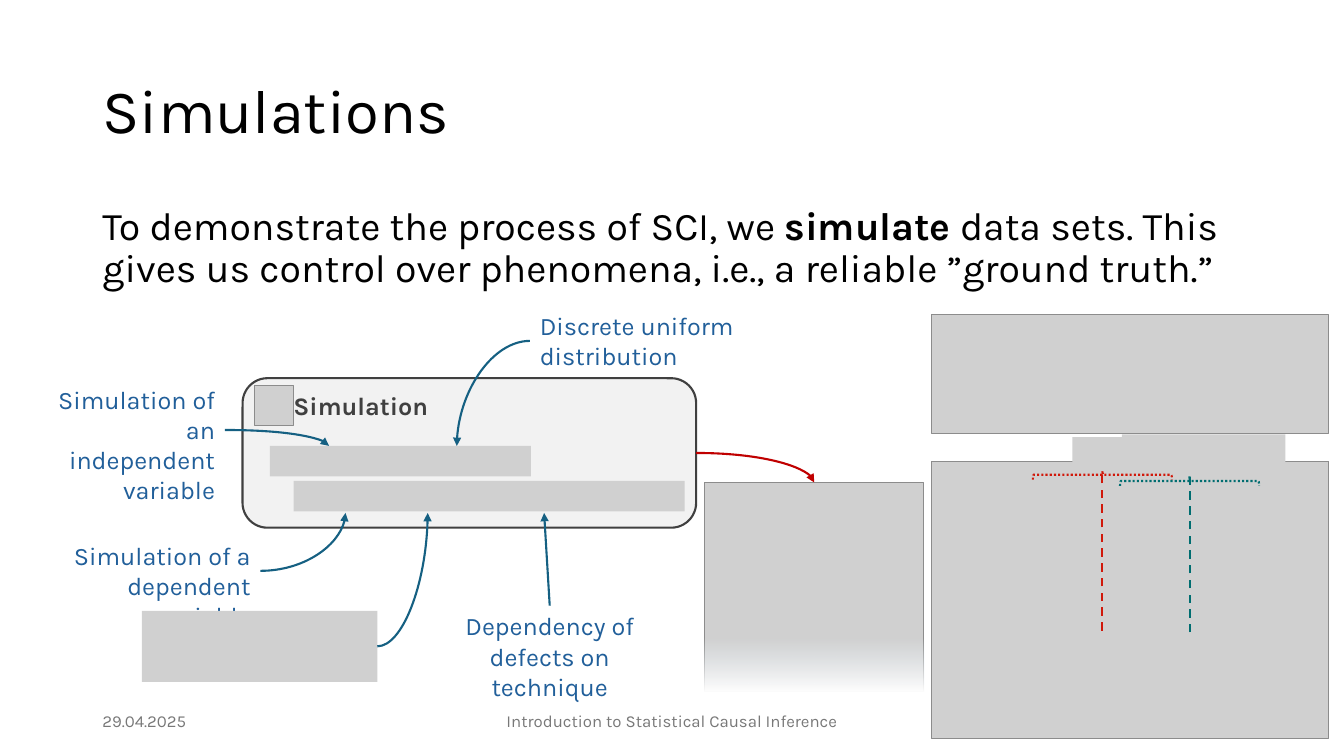
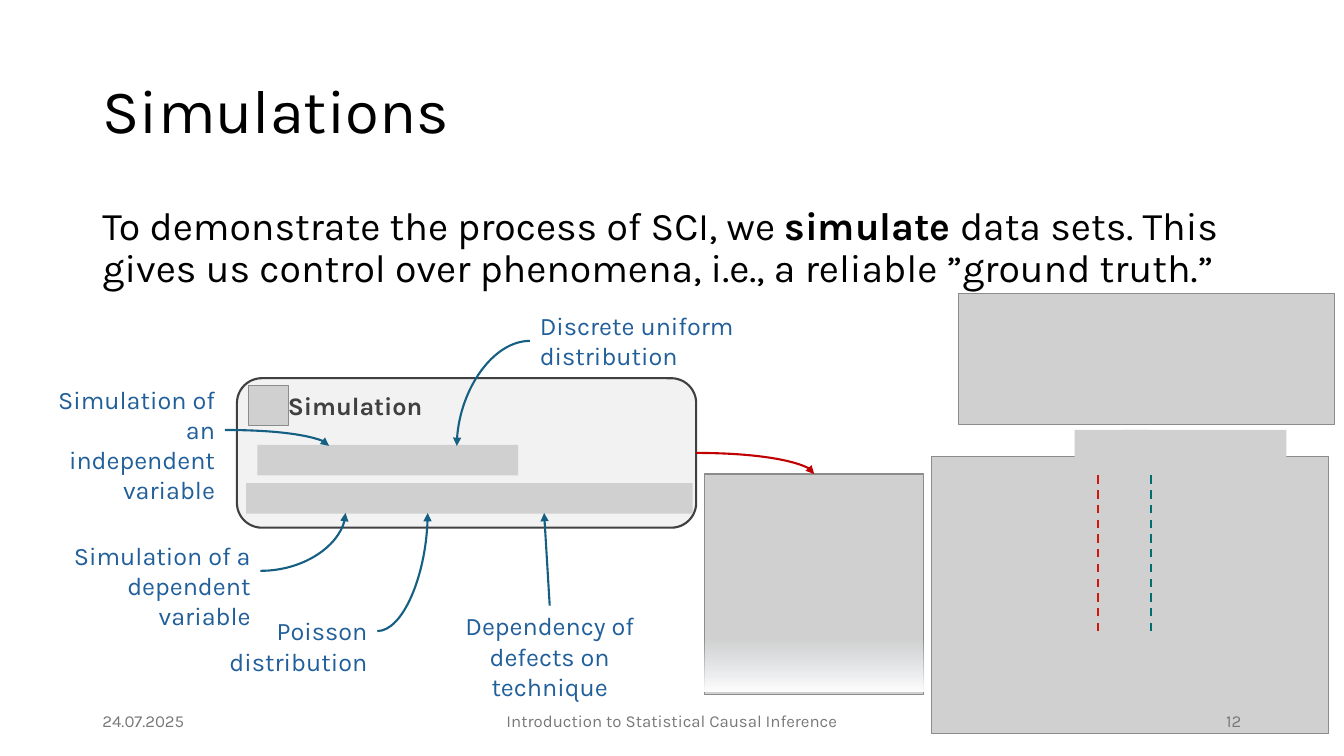
Before and after one commit to JulianFrattini/bda4sci, a slide deck: slide 12 of version2/slides/intro-sci.pptx (slide 11 before the commit). Drawn at 1344x756 pixels with LibreOffice and Linux fonts; fonts in the diff are those of the drawing; grey boxes stand for pictures. Boxes give left, top, right and bottom in pixels: in the first picture for what was removed or moved away, otherwise in the second. Text is boxed around its words. In the diff, an @@ line names an element or a change of style, - is before the commit and + after.

Commit message:
Reworked simulation notebook

```diff
--- a/version2/slides/intro-sci.pptx
+++ b/version2/slides/intro-sci.pptx
@@ picture: place and size @@
-picture at <box>932,315,1329,434</box>
+picture at <box>959,293,1335,424</box>
@@ rounded rectangle "Simulation": place and size @@
-rounded rectangle "Simulation" at <box>243,378,697,527</box>
+rounded rectangle "Simulation" at <box>237,378,697,527</box>
@@ picture: place and size @@
-picture at <box>254,385,293,424</box>
+picture at <box>249,385,288,424</box>
@@ picture: place and size @@
-picture at <box>270,446,531,476</box>
+picture at <box>257,445,518,475</box>
@@ picture: place and size @@
-picture at <box>1073,438,1133,472</box>
+picture at <box>1075,431,1149,465</box>
@@ picture: place and size @@
-picture at <box>1122,435,1286,469</box>
+picture at <box>1123,431,1287,465</box>
@@ curved arrow moved from (697, 453) - (815, 483) to (697, 453) - (815, 474) @@
@@ picture: place and size @@
-picture at <box>705,483,925,692</box>
+picture at <box>705,474,925,695</box>
@@ picture: place and size @@
-picture at <box>932,461,1329,738</box>
+picture at <box>932,456,1329,733</box>
@@ right brace removed at <box>1033,470,1173,480</box> @@
@@ line moved from (1103, 631) - (1103, 471) to (1098, 631) - (1098, 471) @@
@@ right brace removed at <box>1120,476,1259,486</box> @@
@@ line moved from (1190, 632) - (1190, 473) to (1151, 631) - (1151, 471) @@
@@ picture: place and size @@
-picture at <box>293,481,685,511</box>
+picture at <box>246,483,693,513</box>
@@ curved arrow moved from (377, 646) - (427, 513) to (377, 631) - (427, 513) @@
@@ picture removed at <box>142,611,377,683</box> @@
@@ text added at <box>229,622,368,672</box>, 18 pt, text #215F9A @@
+Poisson distribution
@@ text at <box>102,716,184,727</box>: text changed @@
-29.04.2025
+24.07.2025
@@ page number added at <box>1226,716,1241,727</box>, 12 pt, text #797979 @@
+12
```
Also in this commit, not shown: 44 other slides changed, 1 slide added, 9 other files.
